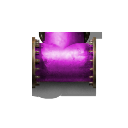
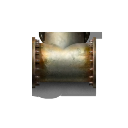
The second w=128, h=128 image is a revision of the first. Changes to its layers:
pixels changed over [34, 32, 94, 82] (layer not identified)
